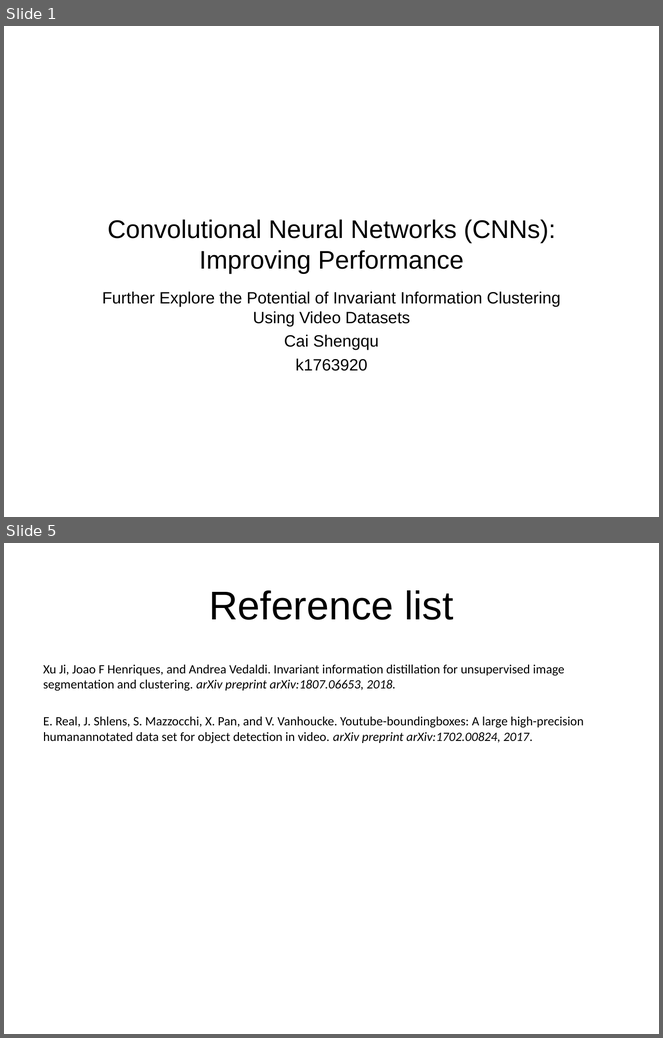
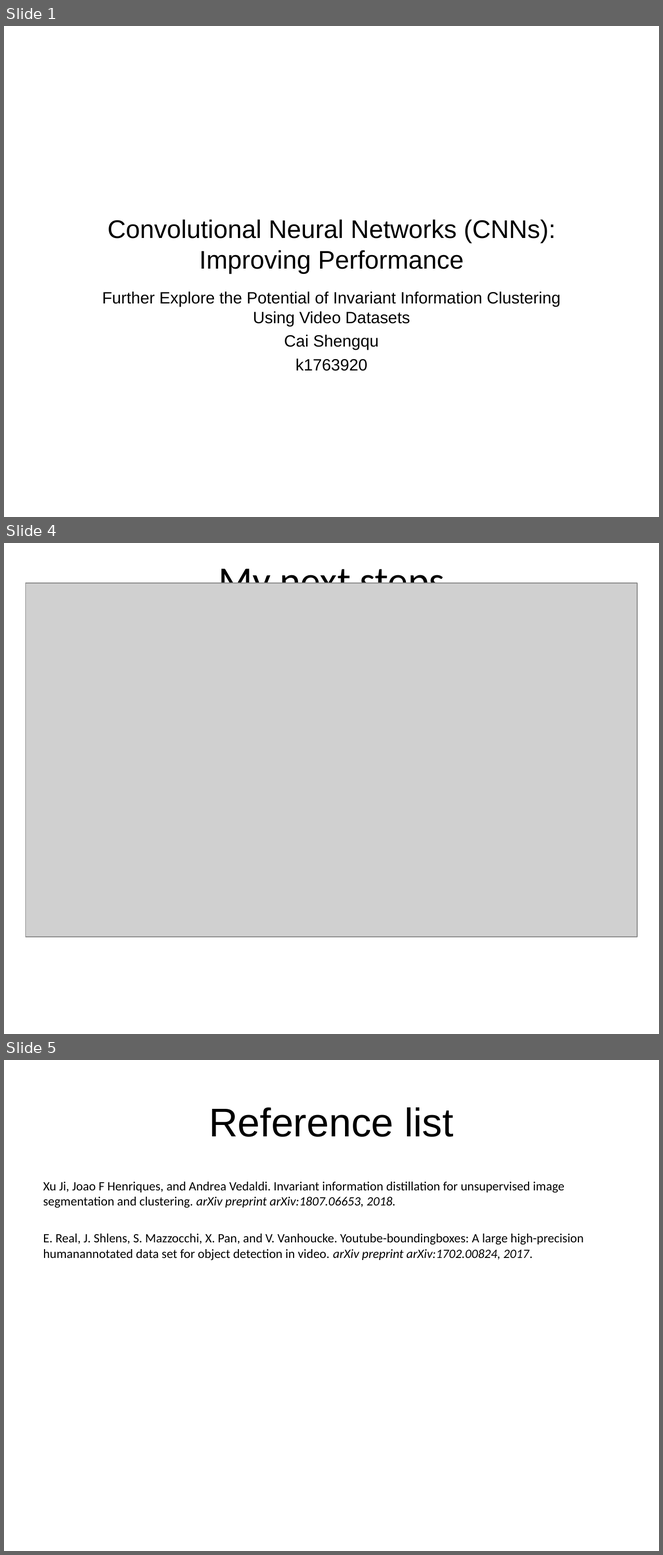
Before and after one commit to HexagonPrime/IIC, a slide deck: presentation/presentation2.ppt. Shown one above the other, each under a label of ours: slides 1 and 5 before the commit, slides 1, 4 and 5 after it; the slides between them are not shown. The pictures are 663x1038 and 663x1555 pixels, drawn with LibreOffice and Linux fonts; fonts in the diff are those of the drawing; grey boxes stand for pictures. Boxes give left, top, right and bottom in pixels: in the first picture for what was removed or moved away, otherwise in the second. Text is boxed around its words. In the diff, an @@ line names an element or a change of style, - is before the commit and + after.

```diff
--- a/presentation/presentation2.ppt
+++ b/presentation/presentation2.ppt
@@ slide 4 added at (4, 543, 659, 1034), background #FFFFFF @@
@@ title added at (218, 562, 445, 584), 44 pt, text #000000 @@
+My next steps
@@ picture added at (26, 583, 637, 938) @@
```
Also in this commit, not shown: 2 slides changed, 1 slide removed.
